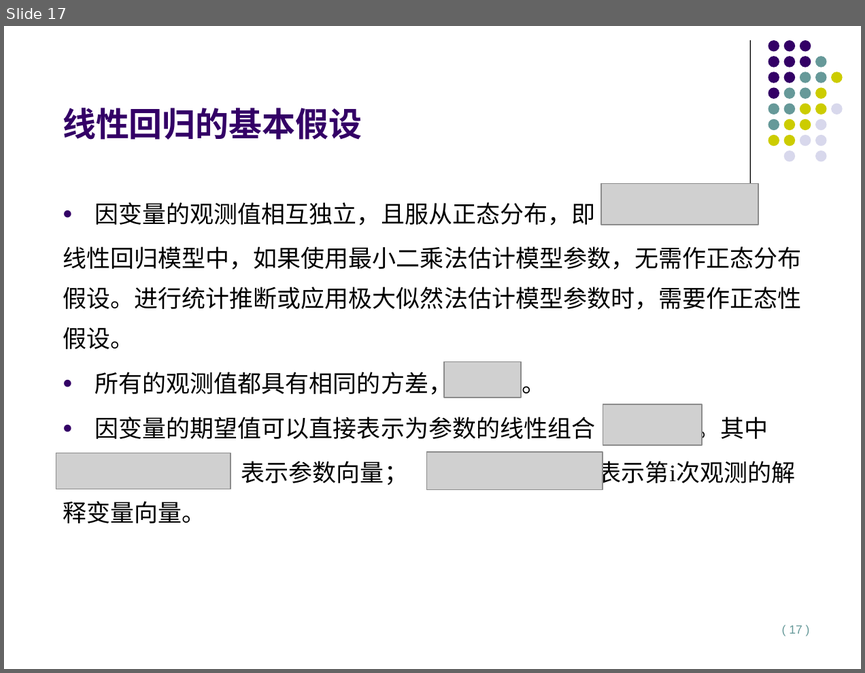
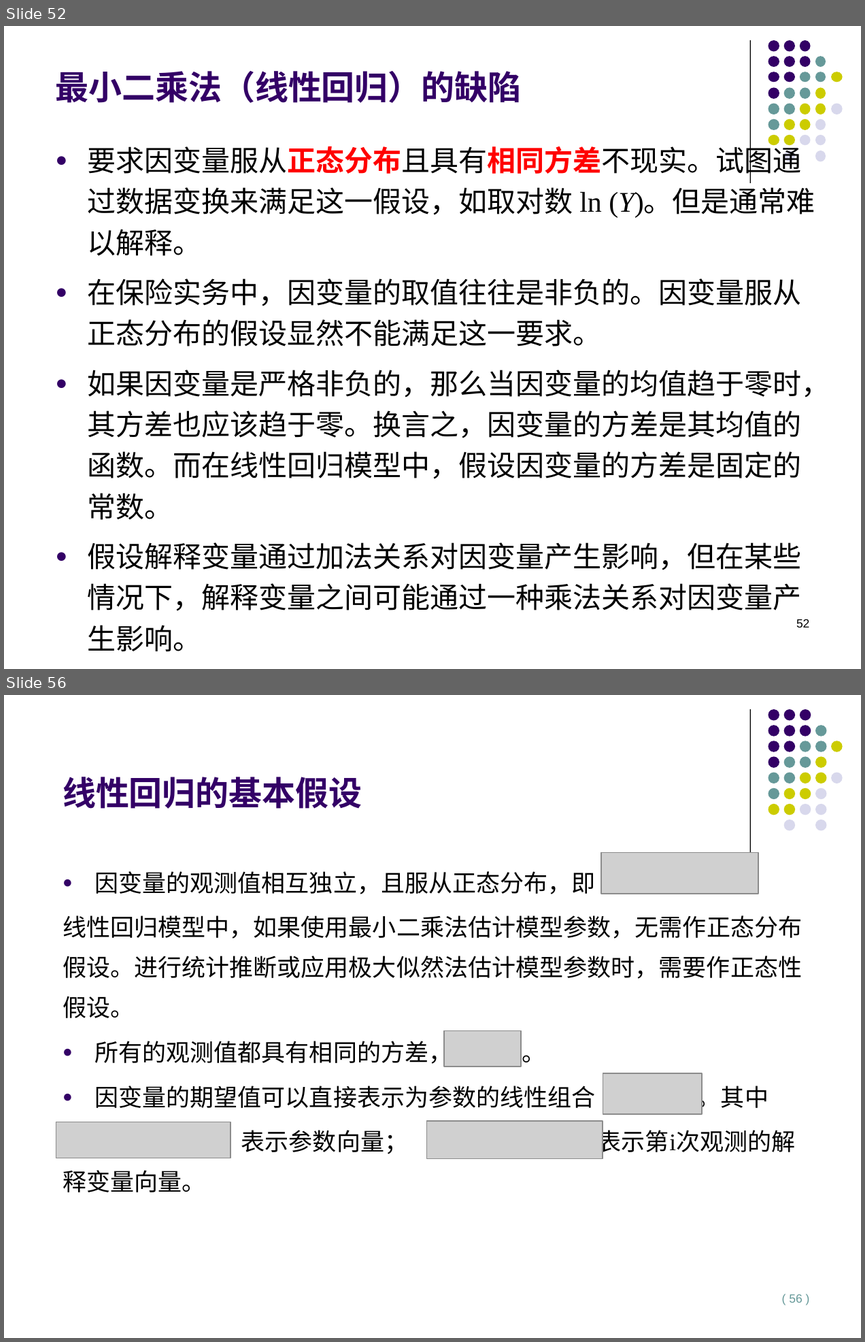
Before and after one commit to lizhengxiao/Non-life-Insurance-Actuarial-Science, a slide deck: Lectures/7 - Classification Rating and Generalized Linear Models.pptx. Shown one above the other, each under a label of ours: slide 17 before the commit, slides 52 and 56 after it; the slides between them are not shown. The pictures are 865x673 and 865x1342 pixels, drawn with LibreOffice and Linux fonts; fonts in the diff are those of the drawing; grey boxes stand for pictures. Boxes give left, top, right and bottom in pixels: in the first picture for what was removed or moved away, otherwise in the second. Text is boxed around its words. In the diff, an @@ line names an element or a change of style, - is before the commit and + after.

```diff
--- a/Lectures/7 - Classification Rating and Generalized Linear Models.pptx
+++ b/Lectures/7 - Classification Rating and Generalized Linear Models.pptx
@@ slide 52 added at <box>4,26,861,669</box>, background #FFFFFF; not listed: 13 template elements that a slide beside it also shows @@
@@ title added at <box>56,71,521,103</box>, 28 pt, text #330066, bold @@
+最小二乘法（线性回归）的缺陷
@@ text added at <box>88,142,830,611</box>, 24 pt, text #000000 @@
+● 要求因变量服从正态分布且具有相同方差不现实。试图通过数据变换来满足这一假设，如取对数 ln (Y)。但是通常难以解释。
+● 在保险实务中，因变量的取值往往是非负的。因变量服从正态分布的假设显然不能满足这一要求。
+● 如果因变量是严格非负的，那么当因变量的均值趋于零时，其方差也应该趋于零。换言之，因变量的方差是其均值的函数。而在线性回归模型中，假设因变量的方差是固定的常数。
+● 假设解释变量通过加法关系对因变量产生影响，但在某些情况下，解释变量之间可能通过一种乘法关系对因变量产生影响。
@@ group added at <box>768,40,842,161</box>: 19 ellipses @@
@@ page number added at <box>796,618,809,627</box>, 10 pt, text #000000 @@
+52
@@ what was slide 17 is now slide 56 @@
@@ page number at <box>789,1294,802,1302</box>: text changed @@
-( 17 )
+( 56 )
```
Also in this commit, not shown: 7 slides changed, 38 other slides added, 2 other files.
